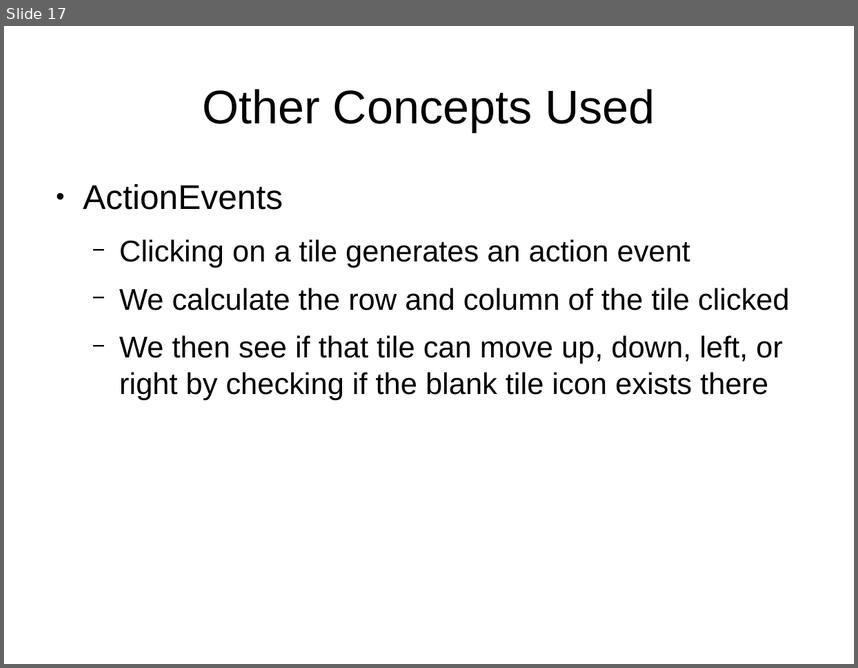
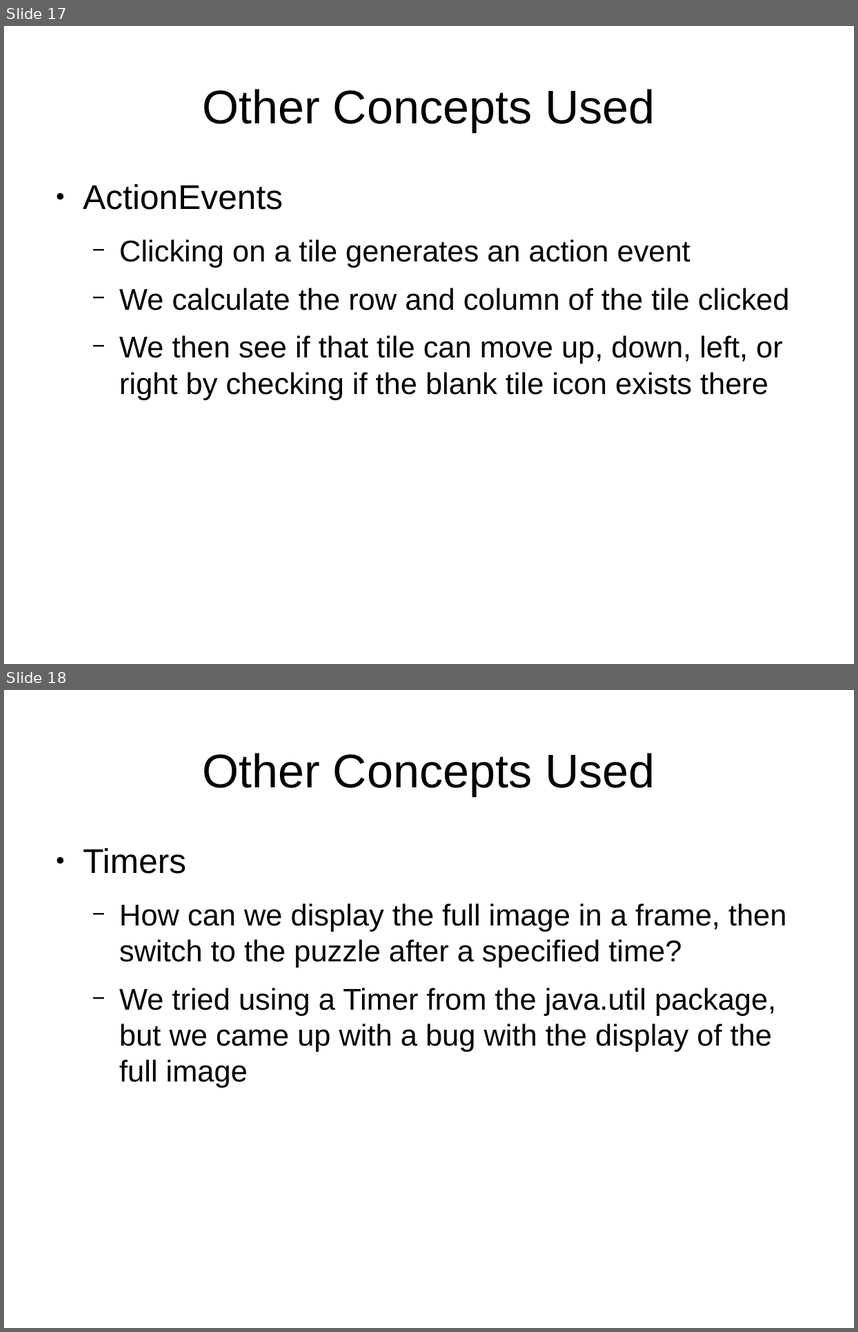
Before and after one commit to StephenKairos/CS151_Projects-HW, a slide deck: Group Project/Presentation.odp. Shown one above the other, each under a label of ours: slide 17 before the commit, slides 17 and 18 after it. The pictures are 858x668 and 858x1332 pixels, drawn with LibreOffice and Linux fonts; fonts in the diff are those of the drawing. Boxes give left, top, right and bottom in pixels: in the first picture for what was removed or moved away, otherwise in the second. Text is boxed around its words. In the diff, an @@ line names an element or a change of style, - is before the commit and + after.

```diff
--- a/Group Project/Presentation.odp
+++ b/Group Project/Presentation.odp
@@ slide 18 added at (4,690,854,1328), background #FFFFFF @@
@@ title added at (202,753,655,796), 44 pt, text #000000 @@
+Other Concepts Used
@@ text added at (83,848,787,1087), 28 pt, text #000000 @@
+● Timers
+  − How can we display the full image in a frame, then switch to the puzzle after a specified time?
+  − We tried using a Timer from the java.util package, but we came up with a bug with the display of the full image
```
Also in this commit, not shown: 3 slides changed, 1 other slide added.
